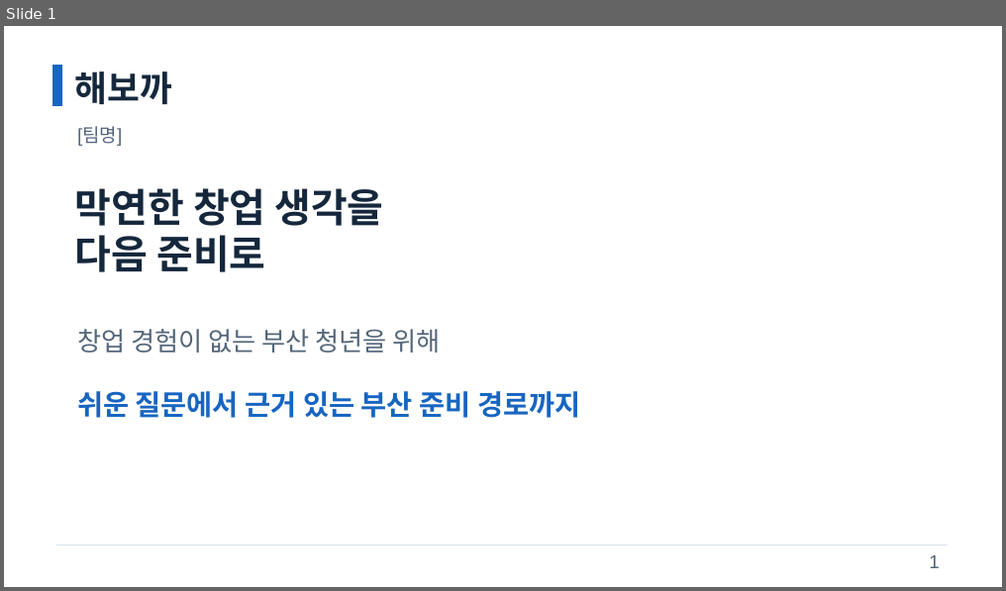
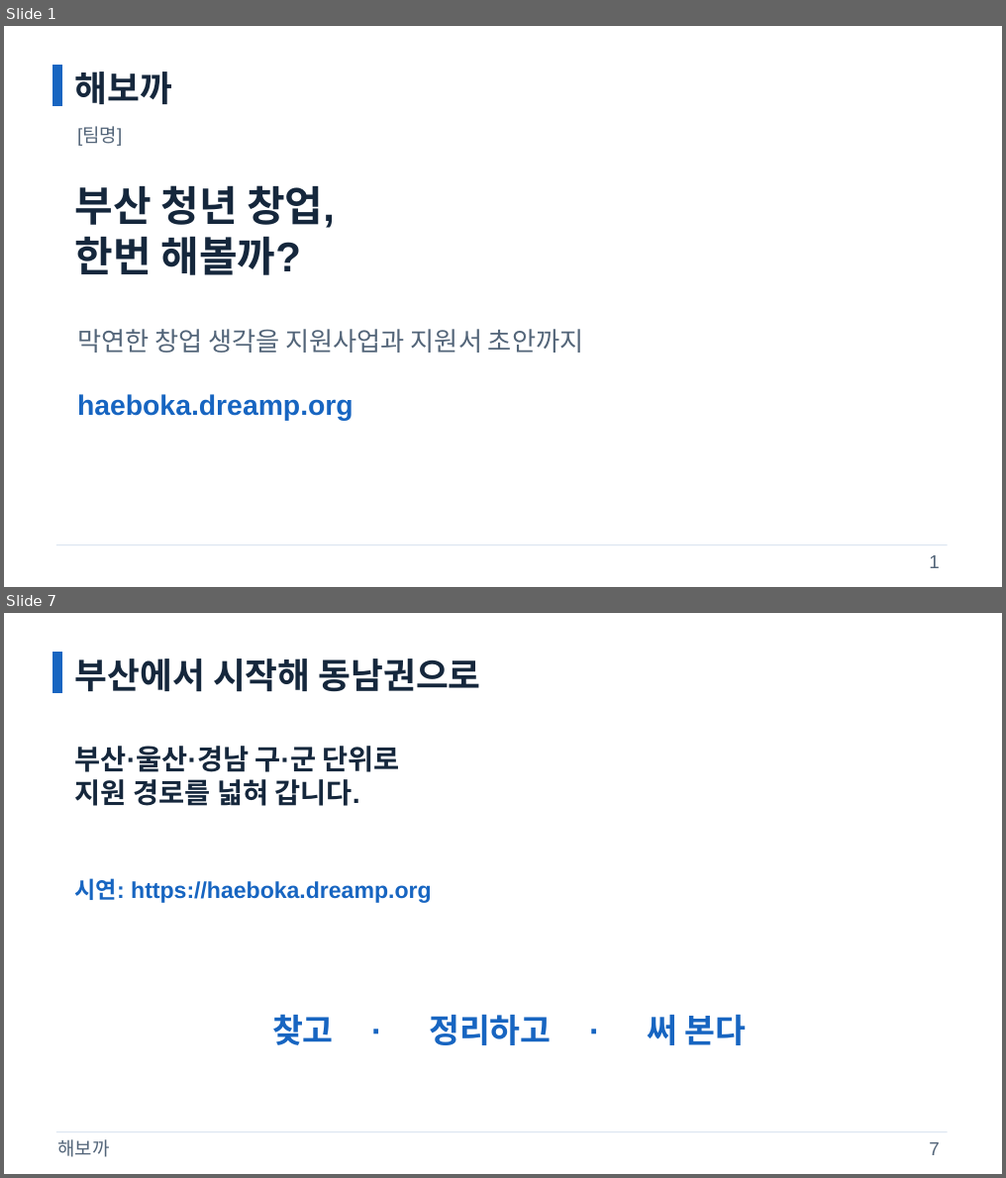
Before and after one commit to samsepi0l-1337/hackaton, a slide deck: docs/presentation/gil-pitch.pptx. Shown one above the other, each under a label of ours: slide 1 before the commit, slides 1 and 7 after it; the slides between them are not shown. The pictures are 1006x591 and 1006x1178 pixels, drawn with LibreOffice and Linux fonts; fonts in the diff are those of the drawing. Boxes give left, top, right and bottom in pixels: in the first picture for what was removed or moved away, otherwise in the second. Text is boxed around its words. In the diff, an @@ line names an element or a change of style, - is before the commit and + after.

```diff
--- a/docs/presentation/gil-pitch.pptx
+++ b/docs/presentation/gil-pitch.pptx
@@ slide 7 added at (x1=4, y1=613, x2=1002, y2=1174), background #FFFFFF @@
@@ rectangle added at (x1=53, y1=652, x2=62, y2=693), fill #1765C1, outline #1765C1 1 pt @@
@@ text added at (x1=75, y1=659, x2=481, y2=692), 34 pt, text #15273C, bold @@
+부산에서 시작해 동남권으로
@@ text added at (x1=75, y1=746, x2=400, y2=806), 27 pt, text #15273C, bold @@
+부산·울산·경남 구·군 단위로
+지원 경로를 넓혀 갑니다.
@@ text added at (x1=75, y1=878, x2=431, y2=903), 22 pt, text #1765C1, bold @@
+시연: https://haeboka.dreamp.org
@@ text added at (x1=272, y1=1014, x2=746, y2=1046), 32 pt, text #1765C1, bold @@
+찾고 · 정리하고 · 써 본다
@@ line added from (56, 1133) to (947, 1133), #DBE5F0 1 pt @@
@@ text added at (x1=57, y1=1140, x2=109, y2=1157), 18 pt, text #536579 @@
+해보까
@@ text added at (x1=929, y1=1143, x2=940, y2=1156), 18 pt, text #536579 @@
+7
@@ slide 1 changed as well @@
@@ text at (x1=75, y1=185, x2=335, y2=275): text changed; size 38 to 40 pt @@
-막연한 창업 생각을
-다음 준비로
+부산 청년 창업,
+한번 해볼까?
@@ text at (x1=77, y1=329, x2=583, y2=353): text changed @@
-창업 경험이 없는 부산 청년을 위해
+막연한 창업 생각을 지원사업과 지원서 초안까지
@@ text at (x1=77, y1=394, x2=353, y2=420): text changed @@
-쉬운 질문에서 근거 있는 부산 준비 경로까지
+haeboka.dreamp.org
```
Also in this commit, not shown: 1 other slide changed, 4 other slides added, 4 slides removed, 4 other files.
